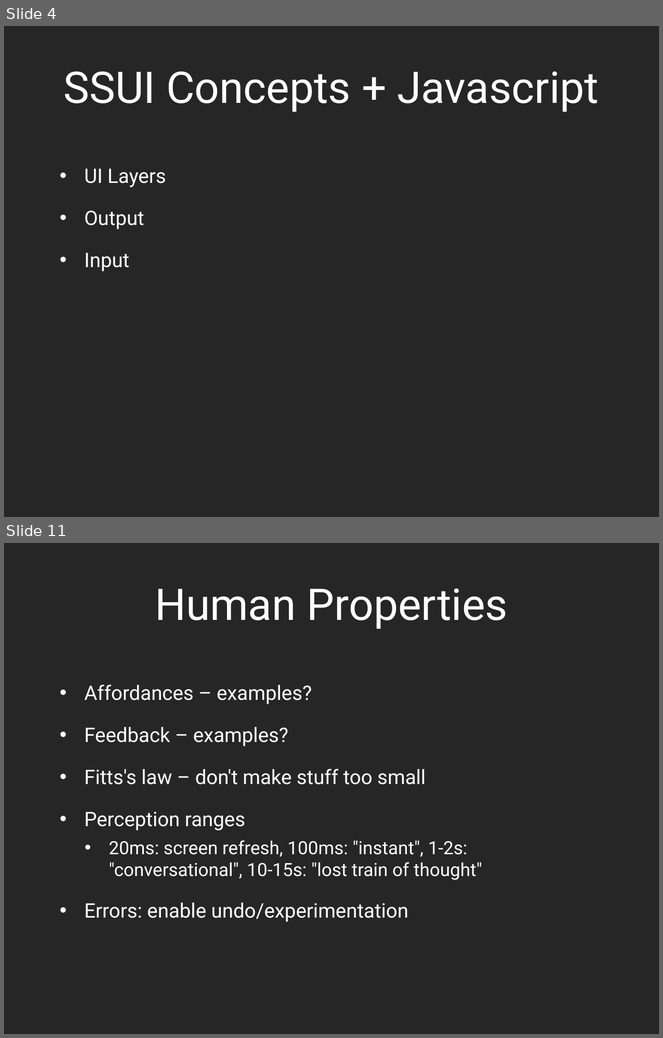
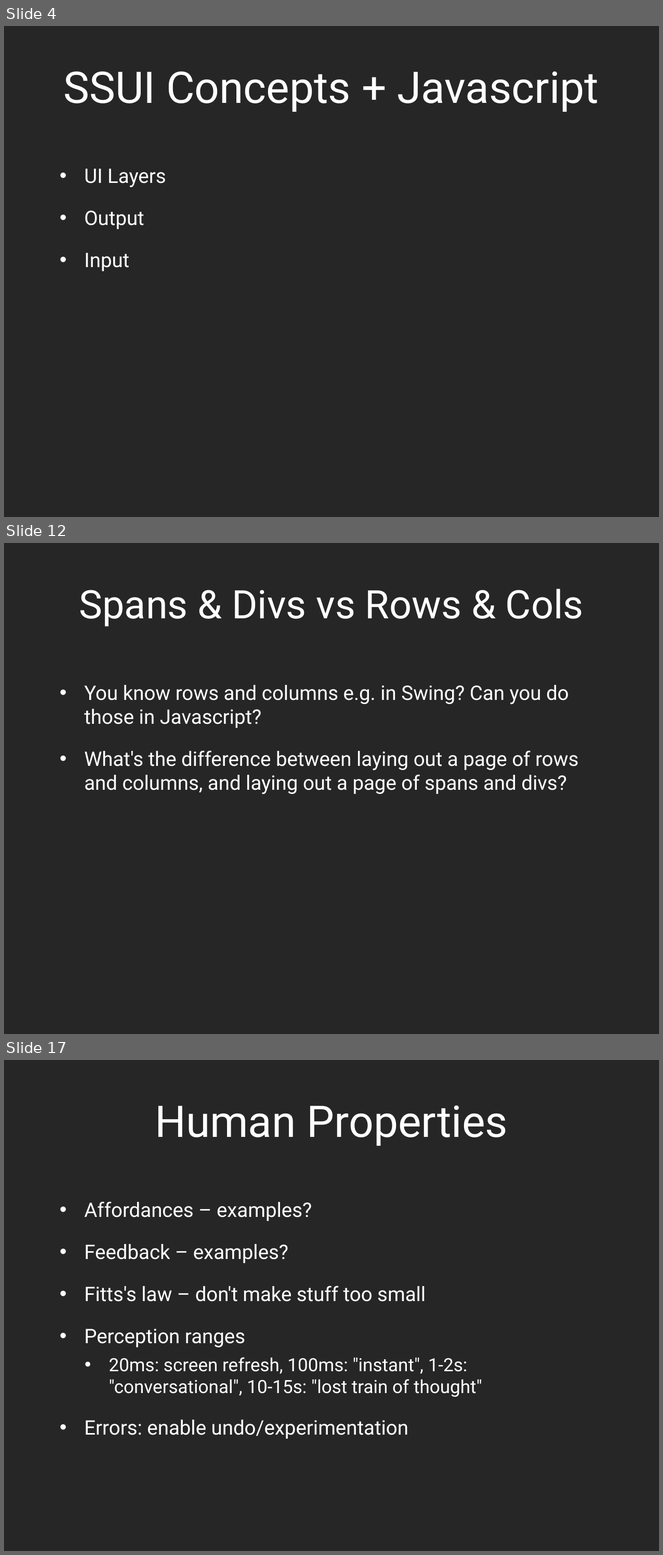
Before and after one commit to dantasse/ssuiweb2014, a slide deck: week13/week13.pptx. Shown one above the other, each under a label of ours: slides 4 and 11 before the commit, slides 4, 12 and 17 after it; the slides between them are not shown. The pictures are 663x1038 and 663x1555 pixels, drawn with LibreOffice and Linux fonts; fonts in the diff are those of the drawing. Boxes give left, top, right and bottom in pixels: in the first picture for what was removed or moved away, otherwise in the second. Text is boxed around its words. In the diff, an @@ line names an element or a change of style, - is before the commit and + after.

```diff
--- a/week13/week13.pptx
+++ b/week13/week13.pptx
@@ slide 12 added at (4, 543, 659, 1034), background #262626 @@
@@ title added at (79, 589, 584, 627), 43.2 pt, text #FFFFFF @@
+Spans & Divs vs Rows & Cols
@@ text added at (84, 685, 579, 795), 22 pt, text #FFFFFF @@
+• You know rows and columns e.g. in Swing? Can you do those in Javascript?
+• What's the difference between laying out a page of rows and columns, and laying out a page of spans and divs?
@@ what was slide 11 is now slide 17 @@
```
Also in this commit, not shown: 6 slides changed, 10 other slides added, 2 slides removed, 2 other files.
